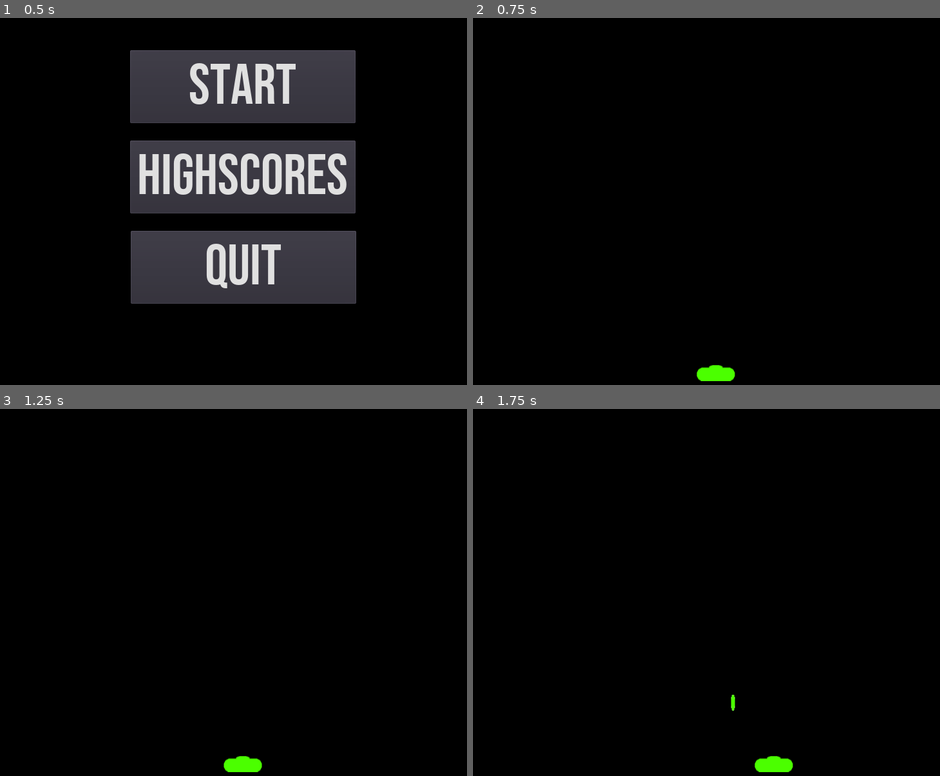
Above: before the commit, frames 1-4 (two rows, left to right).
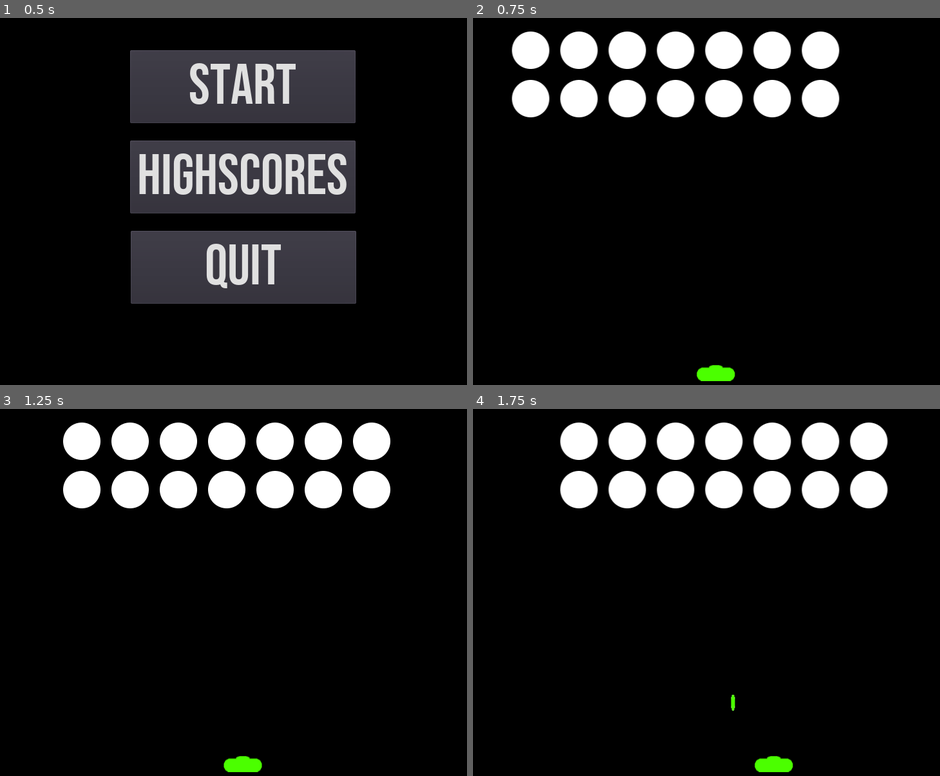
Above: after the commit, the same moments.

Repository: erri120/Space-Invaders
Game: Godot game, scene res://scenes/MainMenu.tscn
The game is run twice, just before and just after one commit, with the same random seed, the same clock (stepped at 60 frames per second) and the same inputs.
Inputs:
- Up to frame 1 (0.5 s): no input
- Up to frame 2 (0.75 s): click "START" at 0.5 s
- Up to frame 3 (1.25 s): no input
- Up to frame 4 (1.75 s): hold Right (player_right) from 1.28 s (still down); tap Space (player_shoot) at 1.35 s

Frame 1 is identical in both runs. In frame 2, 9.3% of the frame differs, in the area x 8-79%, y 3-28%; in frame 3, 9.2%; in frame 4, 9.3%.

Commit message:
Added enemies
-enemies spawn and move like they should
-everything moves one row down when colliding with the sides

Diff:
--- /dev/null
+++ b/scenes/Enemy01.tscn
@@ -0,0 +1,16 @@
+[gd_scene load_steps=4 format=2]
+
+[ext_resource path="res://scripts/Enemy.gd" type="Script" id=1]
+[ext_resource path="res://textures/enemy01.png" type="Texture" id=2]
+
+[sub_resource type="CircleShape2D" id=1]
+radius = 29.468
+
+[node name="Enemy01" type="KinematicBody2D"]
+script = ExtResource( 1 )
+
+[node name="Sprite" type="Sprite" parent="."]
+texture = ExtResource( 2 )
+
+[node name="CollisionShape2D" type="CollisionShape2D" parent="."]
+shape = SubResource( 1 )
--- a/scenes/GameScreen.tscn
+++ b/scenes/GameScreen.tscn
@@ -1,30 +1,41 @@
-[gd_scene load_steps=3 format=2]
+[gd_scene load_steps=4 format=2]
 
-[ext_resource path="res://scenes/Player.tscn" type="PackedScene" id=1]
+[ext_resource path="res://scripts/Controller.gd" type="Script" id=1]
+[ext_resource path="res://scenes/Player.tscn" type="PackedScene" id=2]
 
 [sub_resource type="RectangleShape2D" id=1]
-extents = Vector2( 50, 10 )
+extents = Vector2( 50, 302.643 )
 
 [node name="Root" type="Node2D"]
+
+[node name="Contoller" type="Node" parent="."]
+script = ExtResource( 1 )
+start_pos = Vector2( -300, -250 )
+distance_x = 75
+distance_y = 75
+rows = 2
+cols = 7
 
 [node name="Camera2D" type="Camera2D" parent="."]
 current = true
 
-[node name="Player" parent="." instance=ExtResource( 1 )]
+[node name="Player" parent="." instance=ExtResource( 2 )]
 position = Vector2( 0, 250 )
 
 [node name="BorderLeft" type="StaticBody2D" parent="."]
 editor/display_folded = true
-position = Vector2( -400, 250 )
+position = Vector2( -400, 0 )
 
 [node name="CollisionShape2D" type="CollisionShape2D" parent="BorderLeft"]
 shape = SubResource( 1 )
 
 [node name="BorderRight" type="StaticBody2D" parent="."]
 editor/display_folded = true
-position = Vector2( 400, 250 )
+position = Vector2( 400, 0 )
 
 [node name="CollisionShape2D" type="CollisionShape2D" parent="BorderRight"]
 shape = SubResource( 1 )
 
 [node name="Projectiles" type="Node" parent="."]
+
+[node name="Enemies" type="Node" parent="."]
--- /dev/null
+++ b/scripts/Controller.gd
@@ -0,0 +1,32 @@
+extends Node
+
+export (Vector2) var start_pos = Vector2(-350,-250)
+export (int) var distance_x = 64
+export (int) var distance_y = 64
+export (int) var rows = 4
+export (int) var cols = 8
+
+var field=[]
+
+func move_row(left):
+	for i in range (0, rows):
+		for j in range (0, cols):
+			field[i][j].position.y+=64
+			if(left):
+				field[i][j].velocity.x=1
+			else:
+				field[i][j].velocity.x=-1
+
+func _ready():
+	var pos = start_pos
+	for i in range (0,rows):
+		field.append([])
+		field[i].resize(cols)
+		for j in range (0,cols):
+			var enemy01 = load("res://scenes/Enemy01.tscn").instance()
+			enemy01.position = pos
+			enemy01.row_index = i
+			field[i][j] = enemy01
+			get_node("../Enemies").add_child(enemy01)
+			pos = Vector2(pos.x+distance_x,pos.y)
+		pos = Vector2(start_pos.x,pos.y+distance_y)
--- /dev/null
+++ b/scripts/Enemy.gd
@@ -0,0 +1,24 @@
+extends KinematicBody2D
+
+const MOVE_SPEED = 75
+var velocity = Vector2()
+var pos = Vector2()
+var row_index = 0
+
+func hit():
+	self.queue_free()
+
+func _ready():
+	velocity = Vector2(1,0)
+	pos = position
+
+func _physics_process(delta):
+	var collision = move_and_collide(velocity.normalized()*MOVE_SPEED*delta)
+	if collision:
+		var Controller = get_parent().get_parent().get_child(0)
+		if collision.collider.name == "BorderRight":
+			Controller.move_row(false)
+		if collision.collider.name == "BorderLeft":
+			Controller.move_row(true)
+		if collision.collider.has_method("is_projectile"):
+			hit()
--- a/scripts/Player.gd
+++ b/scripts/Player.gd
@@ -17,7 +17,6 @@
 	velocity = velocity.normalized() * MOVE_SPEED
 	if Input.is_action_just_released("player_shoot"):
 		var projectile = load("res://scenes/Projectile.tscn").instance()
-		projectile.set_name("Projectile")
 		var pos = position
 		pos.y-=35
 		projectile.position = pos
--- a/scripts/Projectile.gd
+++ b/scripts/Projectile.gd
@@ -2,6 +2,9 @@
 
 const MOVE_SPEED = 200
 var velocity = Vector2(0,-1)
+
+func is_projectile():
+	return true
 
 func _ready():
 	pass
@@ -10,4 +13,8 @@
 	if(position.y<-300):
 		#get_parent().remove_child(self) also works
 		self.queue_free()
-	move_and_collide(velocity.normalized()*MOVE_SPEED*delta)
+	var collision = move_and_collide(velocity.normalized()*MOVE_SPEED*delta)
+	if collision:
+		if(collision.collider.has_method("hit")):
+			collision.collider.hit()
+			self.queue_free()
Binary file added: textures/enemy01.png
